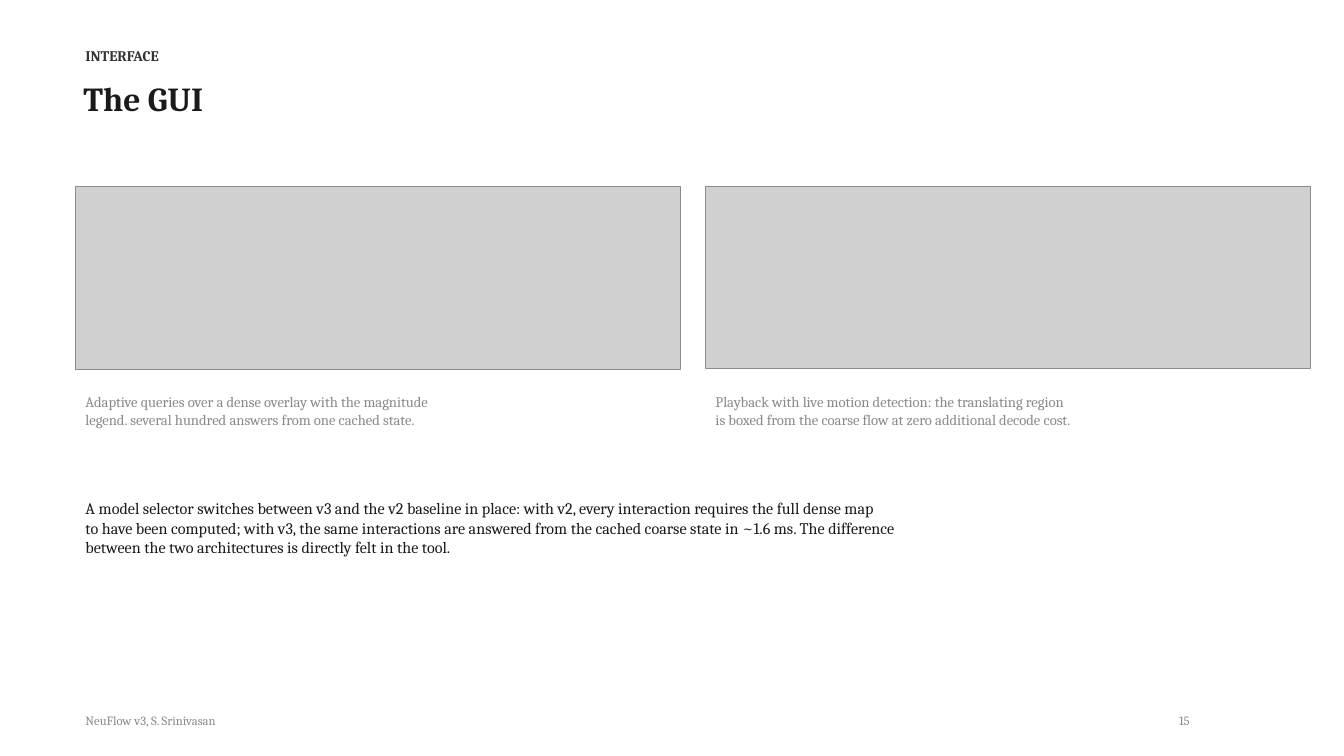
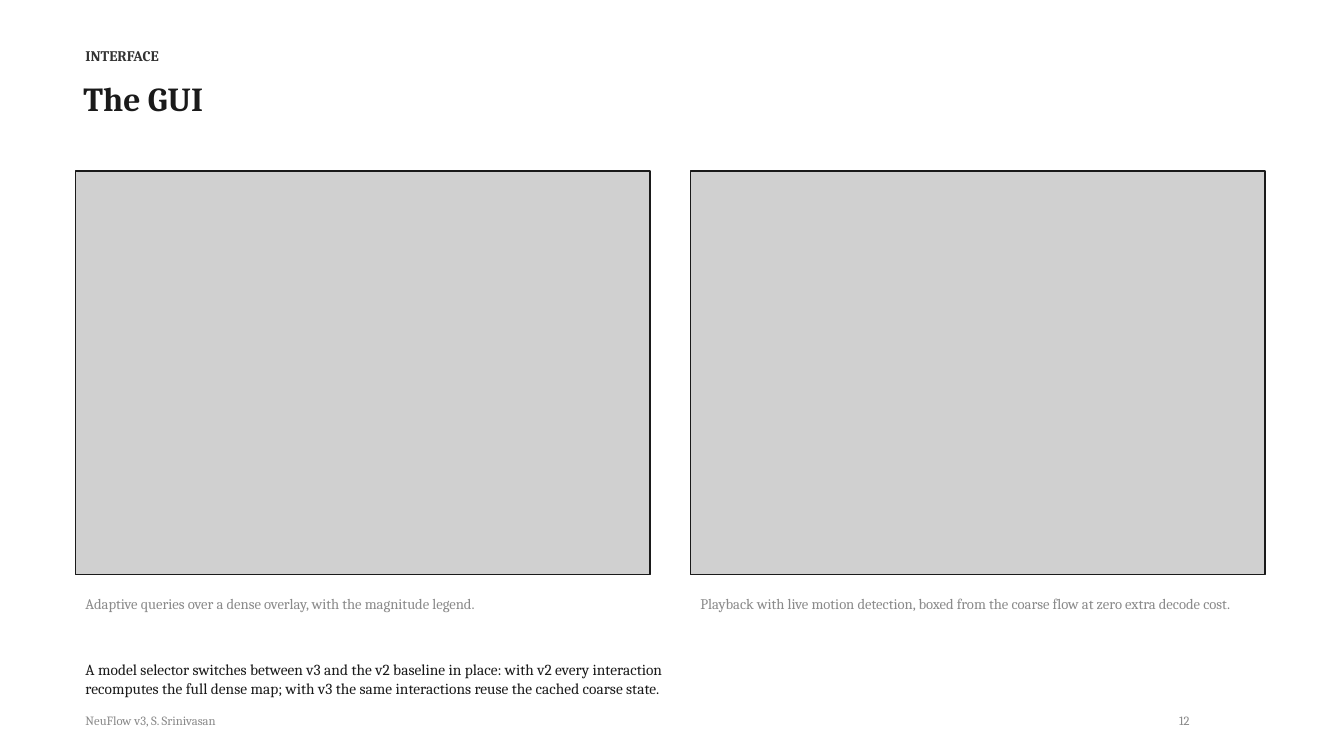
Before and after one commit to shrirag10/Neuflowv3, a slide deck: slide 12 of docs/NeuFlow_v3_status.pptx (slide 15 before the commit). Drawn at 1344x756 pixels with LibreOffice and Linux fonts; fonts in the diff are those of the drawing; grey boxes stand for pictures. Boxes give left, top, right and bottom in pixels: in the first picture for what was removed or moved away, otherwise in the second. Text is boxed around its words. In the diff, an @@ line names an element or a change of style, - is before the commit and + after.

Commit message:
Complete deck revamp: 17-slide linear rebuild with five new comparison plots, full explanations, honest limitations slide, every number verified against the log

```diff
--- a/docs/NeuFlow_v3_status.pptx
+++ b/docs/NeuFlow_v3_status.pptx
@@ picture: place and size @@
-picture at [76, 187, 681, 369]
+picture at [76, 171, 650, 575]
@@ rectangle added at [76, 171, 650, 575], outline #1A1A1A 1.2 pt @@
@@ picture: place and size @@
-picture at [706, 187, 1311, 368]
+picture at [691, 171, 1265, 575]
@@ rectangle added at [691, 171, 1265, 575], outline #1A1A1A 1.2 pt @@
@@ text at [85, 599, 474, 612]: text changed @@
-Adaptive queries over a dense overlay with the magnitude
-legend. several hundred answers from one cached state.
+Adaptive queries over a dense overlay, with the magnitude legend.
@@ text at [700, 598, 1230, 612]: text changed @@
-Playback with live motion detection: the translating region
-is boxed from the coarse flow at zero additional decode cost.
+Playback with live motion detection, boxed from the coarse flow at zero extra decode cost.
@@ text at [85, 664, 662, 698]: text changed; size 11.5 to 11 pt @@
-A model selector switches between v3 and the v2 baseline in place: with v2, every interaction requires the full dense map
-to have been computed; with v3, the same interactions are answered from the cached coarse state in ~1.6 ms. The difference
-between the two architectures is directly felt in the tool.
+A model selector switches between v3 and the v2 baseline in place: with v2 every interaction
+recomputes the full dense map; with v3 the same interactions reuse the cached coarse state.
@@ text at [1179, 716, 1189, 725]: text changed @@
-15
+12
```
Also in this commit, not shown: 9 other slides changed, 7 slides added, 14 slides removed, 3 other files.
